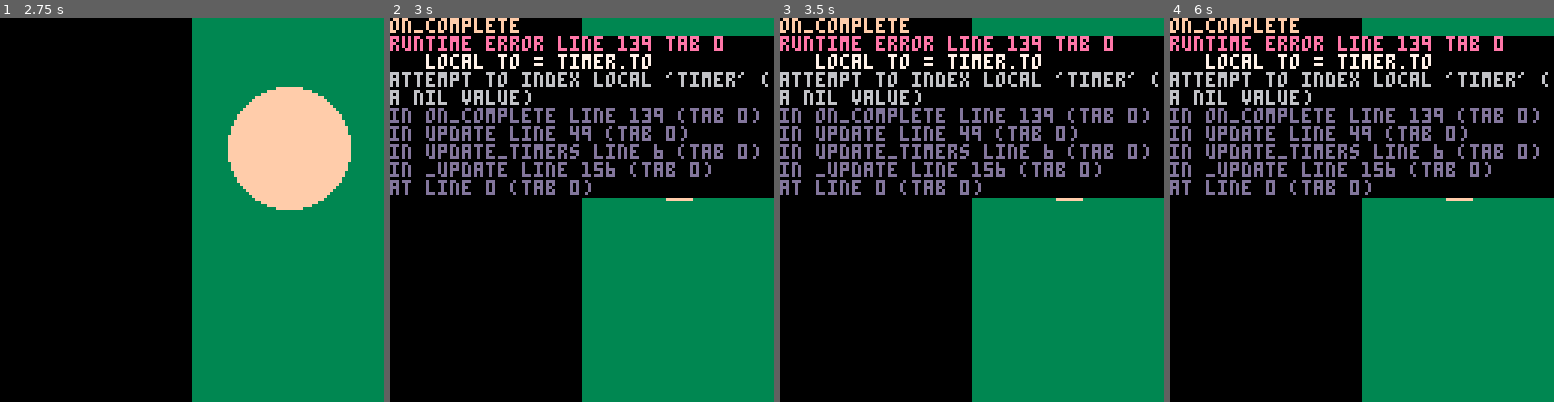
Above: before the commit, frames 1-4 (left to right).
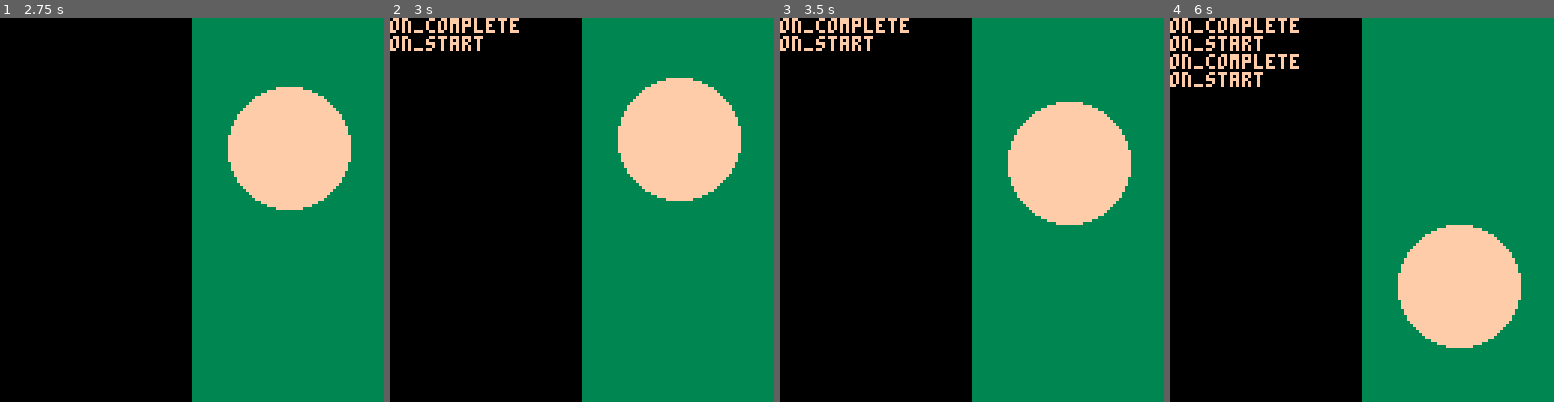
Above: after the commit, the same moments.

Repository: unstoppablecarl/pico-8-snippets
Game: PICO-8 cartridge src/tween.p8
Same seed, same stepped clock (60 frames per second), same inputs: the game is played once before the commit and once after it.
Inputs:
- Up to frame 1 (2.75 s): no input
- Up to frame 2 (3 s): no input
- Up to frame 3 (3.5 s): no input
- Up to frame 4 (6 s): no input

Frame 1 is identical in both runs. In frame 2, 28% of the frame differs, in the area x 0-100%, y 4-47%; in frame 3, 29%; in frame 4, 36%, in the area x 0-100%, y 4-86%.
Error before the commit: runtime error line 139 tab 0; local to = timer.to; attempt to index local 'timer' (a nil value)

Commit message:
fix typo

Diff:
--- a/src/tween.p8
+++ b/src/tween.p8
@@ -109,7 +109,7 @@
  inst._on_update = inst.on_update
  inst.on_update = on_update_tween
 
- if inst._on_complete then
+ if inst.on_complete then
   inst._on_complete = inst.on_complete
   inst.on_complete = on_complete_tween
  end
